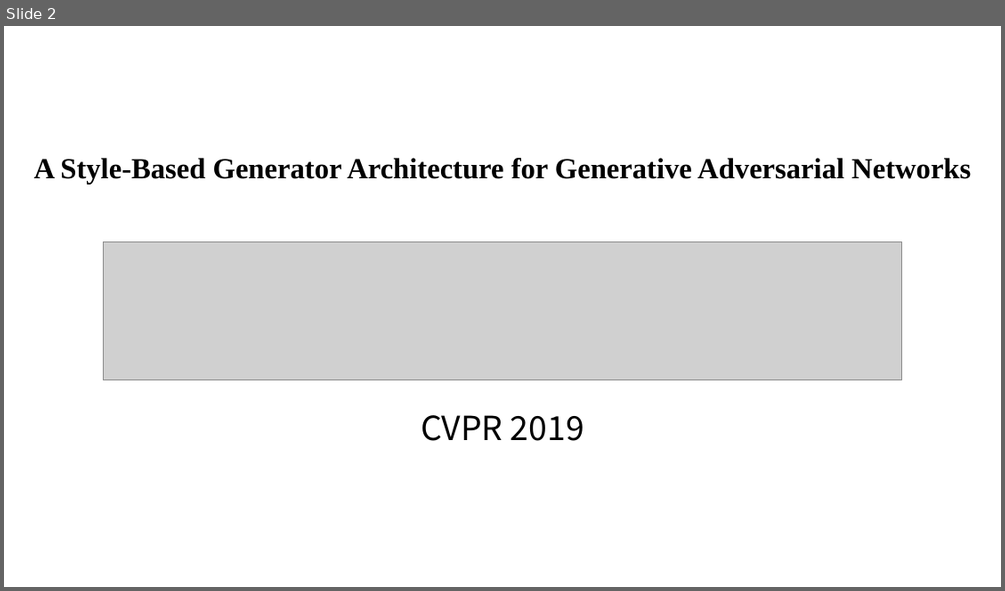
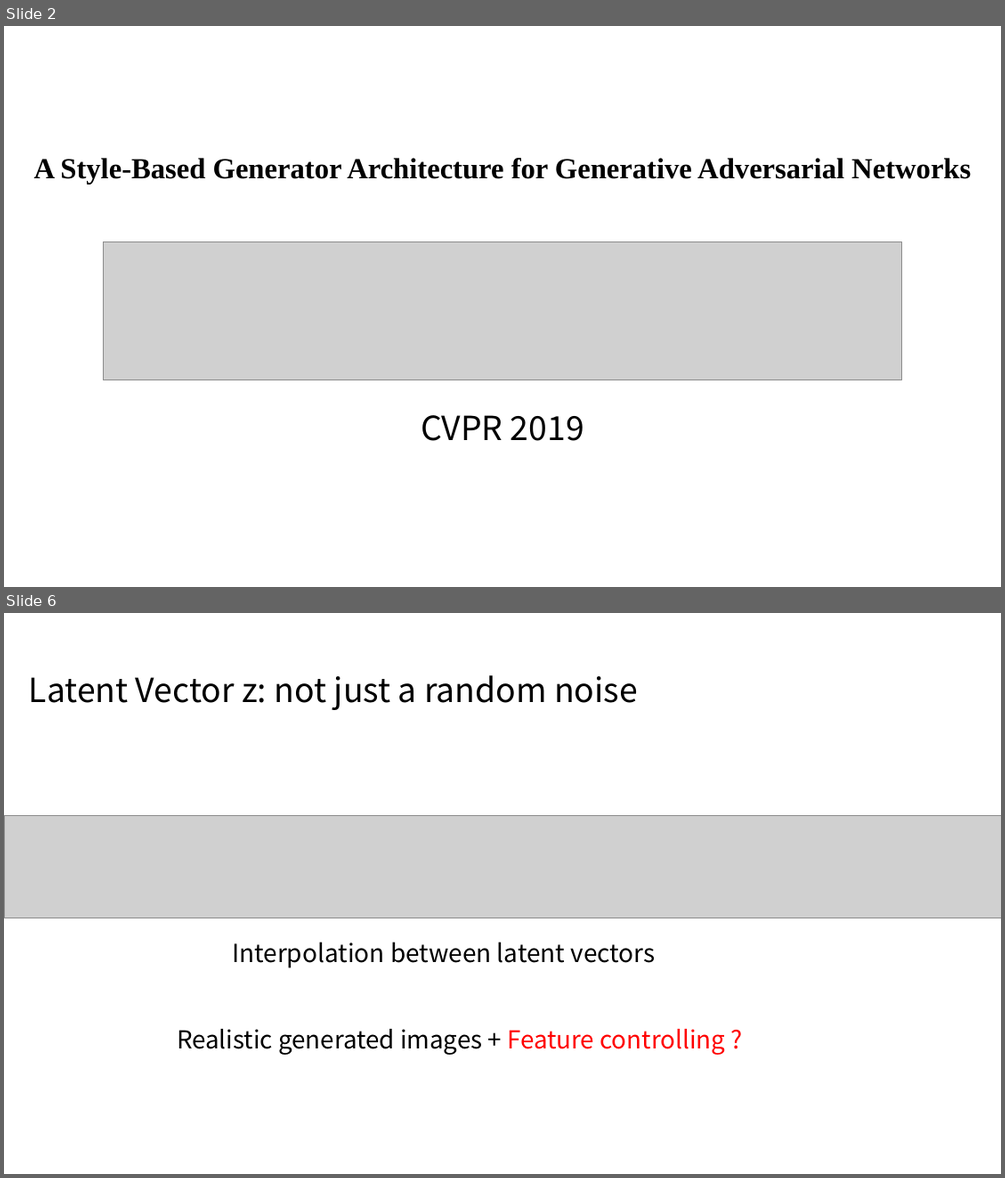
Before and after one commit to CHIANGEL/Learning-GAN, a slide deck: Presentation/A Style-Based Generator Architecture for Generative Adversarial Networks/A Style-Based Generator Architecture for Generative Adversarial Networks.pptx. Shown one above the other, each under a label of ours: slide 2 before the commit, slides 2 and 6 after it; the slides between them are not shown. The pictures are 1005x591 and 1005x1178 pixels, drawn with LibreOffice and Linux fonts; fonts in the diff are those of the drawing; grey boxes stand for pictures. Boxes give left, top, right and bottom in pixels: in the first picture for what was removed or moved away, otherwise in the second. Text is boxed around its words. In the diff, an @@ line names an element or a change of style, - is before the commit and + after.

```diff
--- a/Presentation/A Style-Based Generator Architecture for Generative Adversarial Networks/A Style-Based Generator Architecture for Generative Adversarial Networks.pptx
+++ b/Presentation/A Style-Based Generator Architecture for Generative Adversarial Networks/A Style-Based Generator Architecture for Generative Adversarial Networks.pptx
@@ slide 6 added at (x1=4, y1=613, x2=1001, y2=1174), background #FFFFFF @@
@@ title added at (x1=29, y1=675, x2=638, y2=710), 32 pt, text #000000 @@
+Latent Vector z: not just a random noise
@@ picture added at (x1=4, y1=816, x2=1001, y2=917) @@
@@ subtitle added at (x1=232, y1=941, x2=655, y2=968), 24 pt, text #000000 @@
+Interpolation between latent vectors
@@ text added at (x1=177, y1=1029, x2=726, y2=1054), 23.8 pt, text #000000 @@
+Realistic generated images + Feature controlling ?
```
Also in this commit, not shown: 2 slides changed, 15 other slides added, 1 slide removed.
